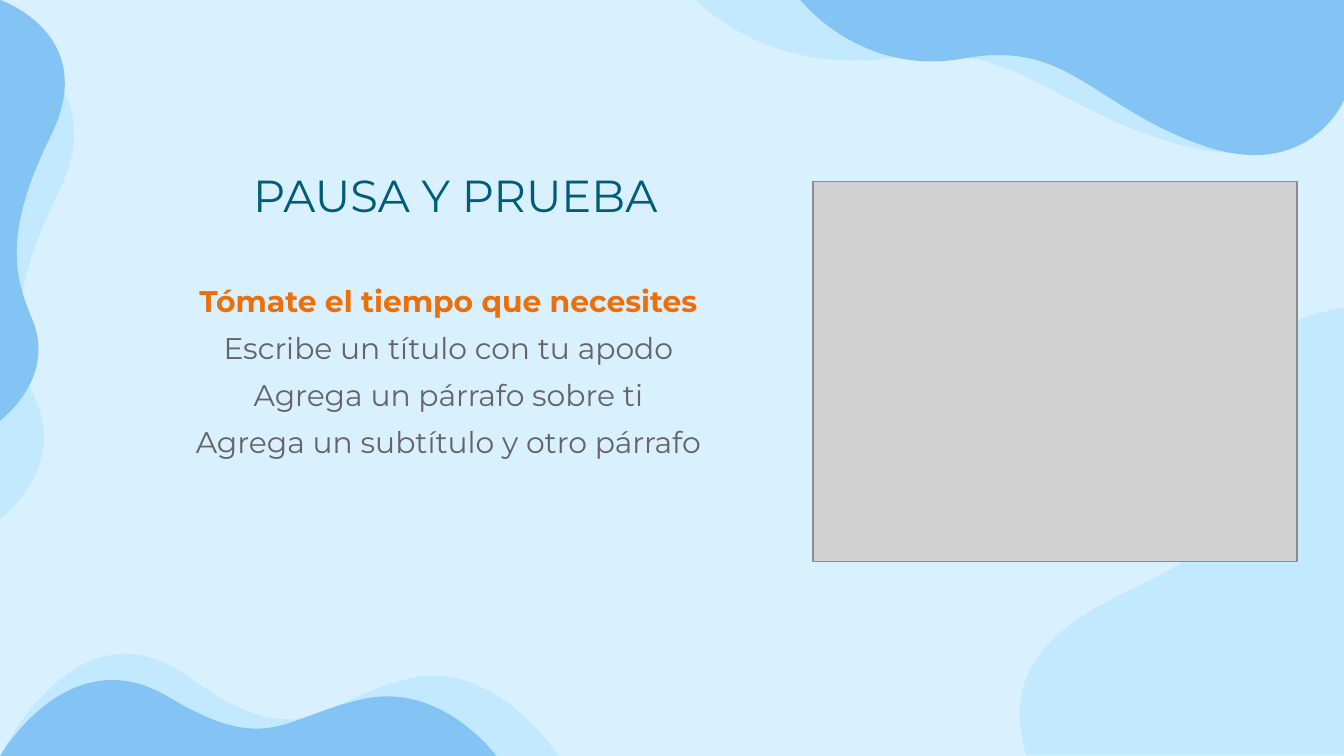
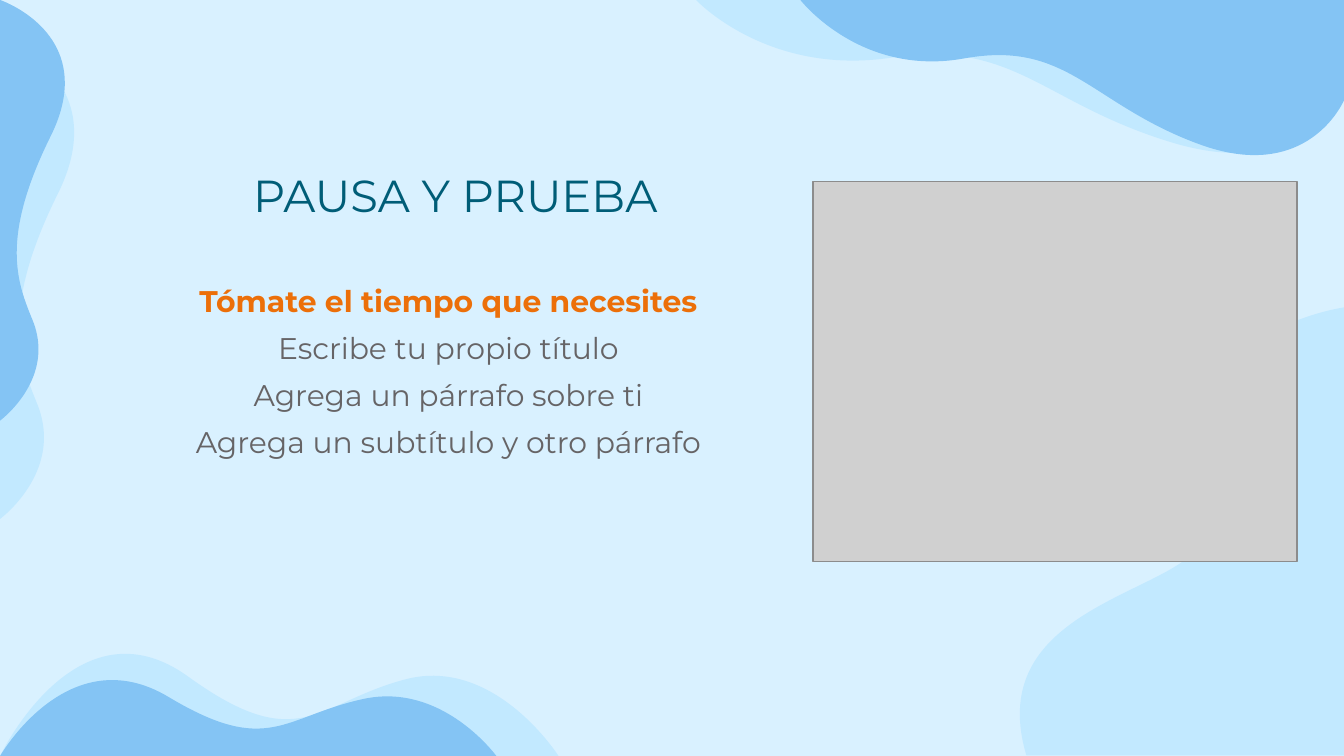
Before and after one commit to IngesCompanyCC/webdev-course-ingescompanycc, a slide deck: slide 12 of slides/webdev-course.pptx. Drawn at 1344x756 pixels with LibreOffice and Linux fonts; fonts in the diff are those of the drawing; grey boxes stand for pictures. Boxes give left, top, right and bottom in pixels: in the first picture for what was removed or moved away, otherwise in the second. Text is boxed around its words. In the diff, an @@ line names an element or a change of style, - is before the commit and + after.

```diff
--- a/slides/webdev-course.pptx
+++ b/slides/webdev-course.pptx
@@ subtitle at [278,337,619,365]: text changed @@
-Escribe un título con tu apodo
+Escribe tu propio título
```
Also in this commit, not shown: 1 other slide changed.
